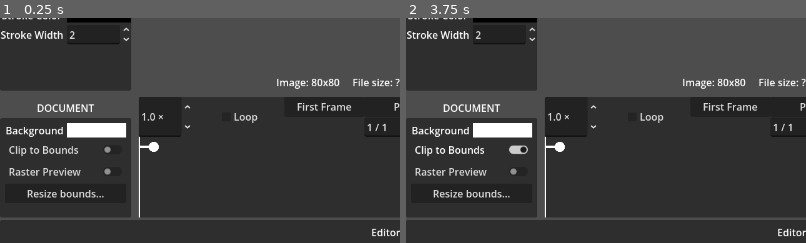
Above: before the commit, frames 1-2 (left to right).
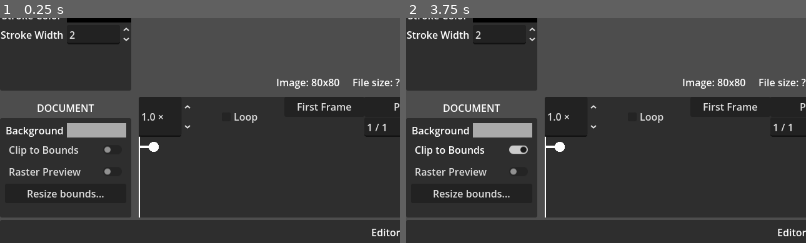
Above: after the commit, the same moments.

Repository: erlog135/Ripple
Game: Godot game, scene res://scenes/Editor.tscn
Same seed, same stepped clock (60 frames per second), same inputs: the game is played once before the commit and once after it.
Inputs:
- Up to frame 1 (0.25 s): no input
- Up to frame 2 (3.75 s): click "Play" at 0.5 s; click "Play" at 1.25 s; click "New" at 2 s; click "New" at 2.75 s; click "Clip to Bounds" at 3.5 s
The pictures show only the part of the screen within x 0-50%, y 50-100%; the shares and areas given below are measured in that part.

The runs differ from the first frame. In frame 1, 1.0% of the frame differs, in the area x 16-32%, y 46-54%; in frame 2, 1.0%.

Commit message:
finish document properties window

Diff:
--- a/data/gcolor.gd
+++ b/data/gcolor.gd
@@ -145,3 +145,10 @@
 	var g := roundf(color.g * 3.0) / 3.0
 	var b := roundf(color.b * 3.0) / 3.0
 	return Color(r, g, b, 1.0)
+
+static func to_rgba8(color: Color) -> int:
+	var r := color.r8 / 85
+	var g := color.g8 / 85
+	var b := color.b8 / 85
+
+	return ((((0x00 | (r << 6)) | (g << 4)) | (b << 2)) | 0b11)
--- a/managers/editor_state.gd
+++ b/managers/editor_state.gd
@@ -119,6 +119,8 @@
 	fill_stroke_changed.emit()
 
 func set_current_bg_color(color: Color):
+	if color == current_bg_color:
+		return
 	current_bg_color = color
 	bg_color_changed.emit()
 
--- a/managers/render_manager.gd
+++ b/managers/render_manager.gd
@@ -28,6 +28,11 @@
 
 func _ready() -> void:
 	ProjectData.data_changed.connect(_on_data_changed)
+	EditorState.bg_color_changed.connect(func():
+		_frame_cache.clear()
+		_raster_version += 1
+		_rasterize_all_async(_raster_version)
+		)
 
 func _on_data_changed(_by_user: bool, affected_frame: int) -> void:
 	preview_layout_changed = false
@@ -118,7 +123,7 @@
 		_preview_origin_cached = layout["origin"]
 		_preview_canvas_valid = true
 
-	var tex := _rasterizer.render(image_data, _preview_canvas_cached, _preview_origin_cached)
+	var tex := _rasterizer.render(image_data, EditorState.current_bg_color, _preview_canvas_cached, _preview_origin_cached)
 	_frame_cache[id] = tex
 	return tex
 
--- a/scenes/interface/aux_windows/DocumentPropertiesWindow.tscn
+++ b/scenes/interface/aux_windows/DocumentPropertiesWindow.tscn
@@ -48,6 +48,7 @@
 [node name="ColorRect" type="ColorRect" parent="Panel/MarginContainer/VBoxContainer/BackgroundColor" unique_id=1898960185]
 layout_mode = 2
 size_flags_horizontal = 3
+color = Color(0.6666667, 0.6666667, 0.6666667, 1)
 
 [node name="ClipBoundsToggle" type="CheckButton" parent="Panel/MarginContainer/VBoxContainer" unique_id=257828607]
 layout_mode = 2
--- a/scenes/interface/aux_windows/document_properties_window.gd
+++ b/scenes/interface/aux_windows/document_properties_window.gd
@@ -24,6 +24,8 @@
 		if event is InputEventMouseButton and event.button_index == MOUSE_BUTTON_LEFT and event.pressed:
 			_open_color_picker("color_picker_bg", bg_color_rect.color, _on_bg_color_selected))
 
+	resize_button.pressed.connect(func(): PopupManager.open("resize_document", "res://scenes/interface/popups/ResizeDocumentPopup.tscn"))
+
 func _open_color_picker(popup_id: String, current: Color, on_selected: Callable) -> void:
 	var popup = PopupManager.open(popup_id, COLOR_POPUP_SCENE)
 	if popup == null:
@@ -35,4 +37,9 @@
 	_syncing = false
 
 func _on_bg_color_selected(color: Color):
-	pass
+
+	if color == GColor.CLEAR:
+		color = GColor.LIGHT_GRAY
+
+	bg_color_rect.color = color
+	EditorState.set_current_bg_color(color)
--- a/tools/rasterizer.gd
+++ b/tools/rasterizer.gd
@@ -109,8 +109,9 @@
 
 func render(
 	image_data: DrawCommandImage,
+	bg_color: Color = GColor.LIGHT_GRAY,
 	canvas_size: Vector2i = Vector2i.ZERO,
-	raster_origin: Vector2 = Vector2.ZERO
+	raster_origin: Vector2 = Vector2.ZERO,
 ) -> ImageTexture:
 	var w := canvas_size.x if canvas_size.x > 0 else image_data.bounds.x
 	var h := canvas_size.y if canvas_size.y > 0 else image_data.bounds.y
@@ -119,7 +120,17 @@
 
 	var framebuffer := PackedByteArray()
 	framebuffer.resize(w * h * BYTES_PER_PIXEL)
-	framebuffer.fill(0xAA)  # light gray background
+
+	var bg_r := int(round(bg_color.r * 255)) & 0xFF
+	var bg_g := int(round(bg_color.g * 255)) & 0xFF
+	var bg_b := int(round(bg_color.b * 255)) & 0xFF
+	var bg_a := int(round(bg_color.a * 255)) & 0xFF
+
+	for i in range(0, framebuffer.size(), 4):
+		framebuffer[i] = bg_r
+		framebuffer[i + 1] = bg_g
+		framebuffer[i + 2] = bg_b
+		framebuffer[i + 3] = bg_a
 
 	# PebbleOS uses an 8x8 subpixel grid for precise coordinates and anti-aliasing
 	var w8 := w * 8
